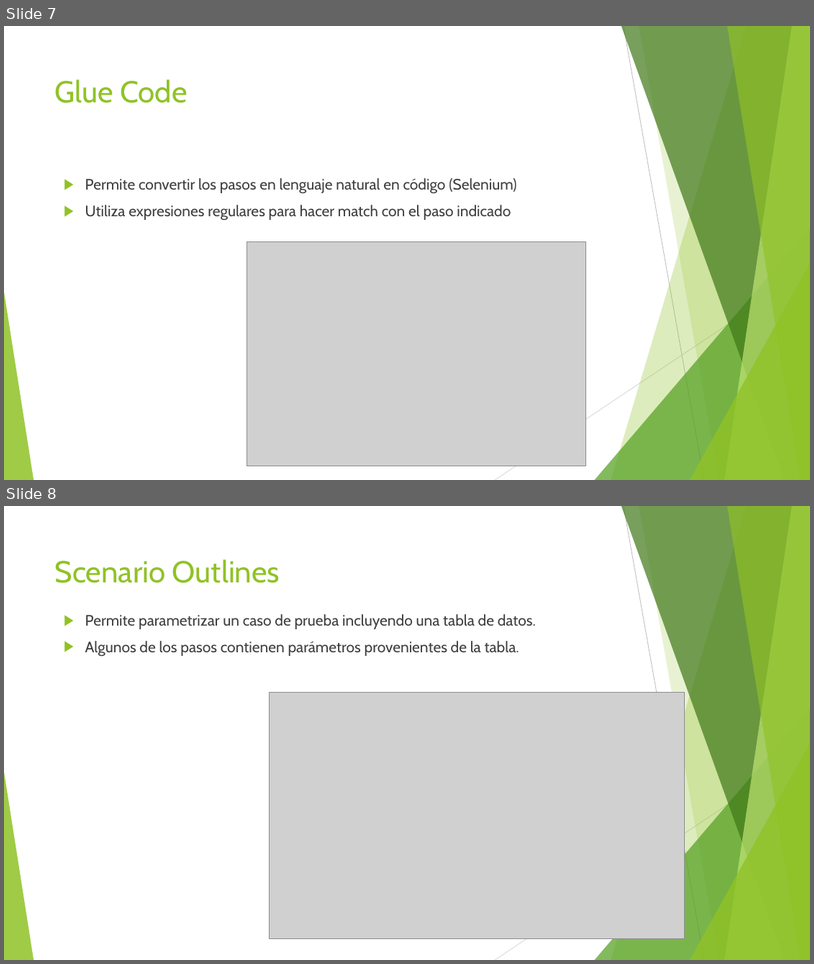
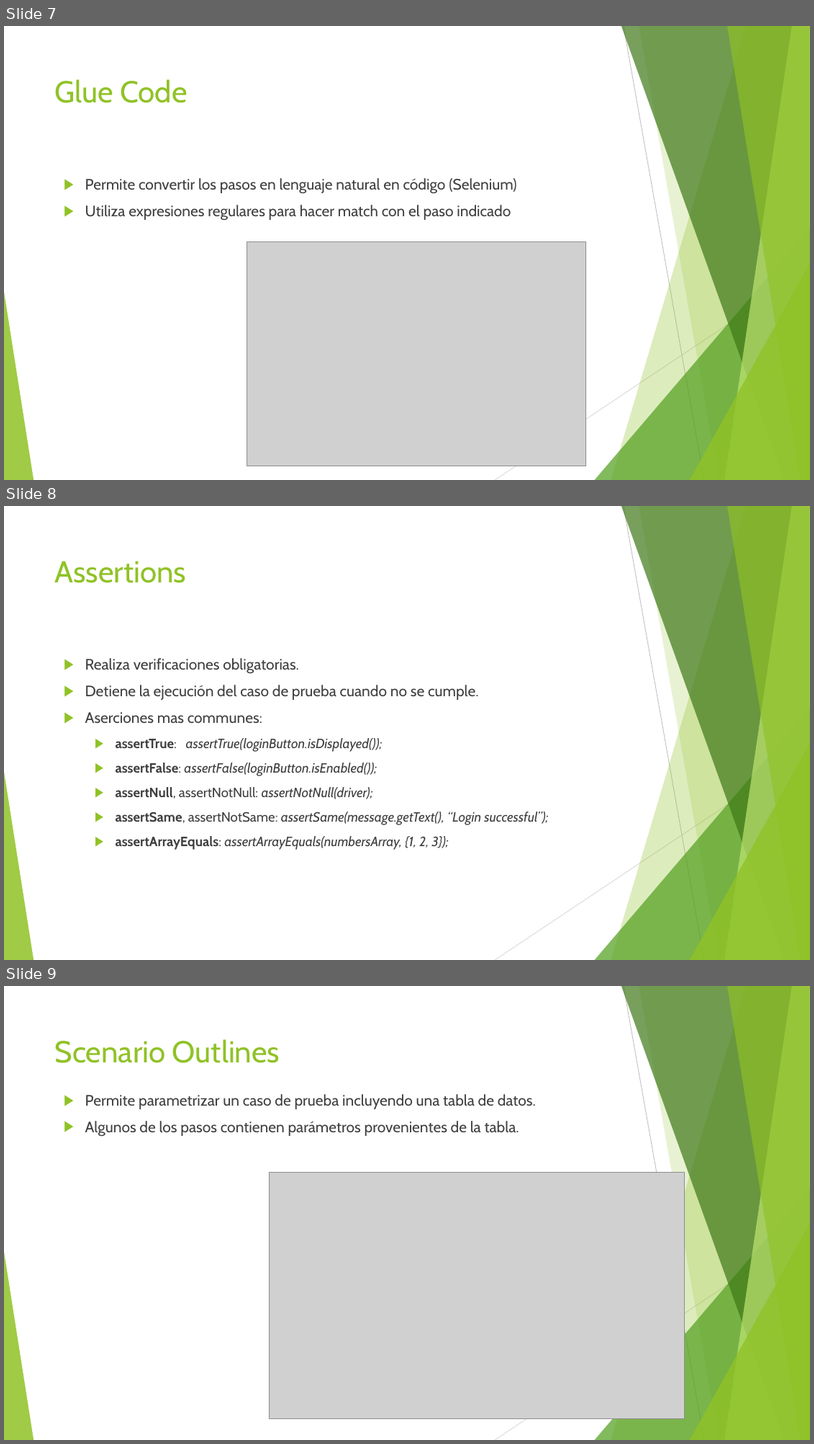
Before and after one commit to jomarnavarro/pepinazo, a slide deck: slides/Selenium Cucumber.pptx. Shown one above the other, each under a label of ours: slides 7 and 8 before the commit, slides 7, 8 and 9 after it. The pictures are 814x964 and 814x1444 pixels, drawn with LibreOffice and Linux fonts; fonts in the diff are those of the drawing; grey boxes stand for pictures. Boxes give left, top, right and bottom in pixels: in the first picture for what was removed or moved away, otherwise in the second. Text is boxed around its words. In the diff, an @@ line names an element or a change of style, - is before the commit and + after.

Commit message:
Adds slides for hooks and assertions

```diff
--- a/slides/Selenium Cucumber.pptx
+++ b/slides/Selenium Cucumber.pptx
@@ slide 8 added at bbox=[4, 506, 810, 960], background #FFFFFF; not listed: 10 template elements that a slide beside it also shows @@
@@ title added at bbox=[55, 561, 187, 583], 36 pt, text #90C226 @@
+Assertions
@@ text added at bbox=[85, 658, 548, 849], 16 pt, text #3F3F3F @@
+▶ Realiza verificaciones obligatorias.
+▶ Detiene la ejecución del caso de prueba cuando no se cumple.
+▶ Aserciones mas communes:
+  ▶ assertTrue: assertTrue(loginButton.isDisplayed());
+  ▶ assertFalse: assertFalse(loginButton.isEnabled());
+  ▶ assertNull, assertNotNull: assertNotNull(driver);
+  ▶ assertSame, assertNotSame: assertSame(message.getText(), “Login successful”);
+  ▶ assertArrayEquals: assertArrayEquals(numbersArray, {1, 2, 3});
@@ what was slide 8 is now slide 9 @@
```
Also in this commit, not shown: 4 slides changed, 1 other slide added.
